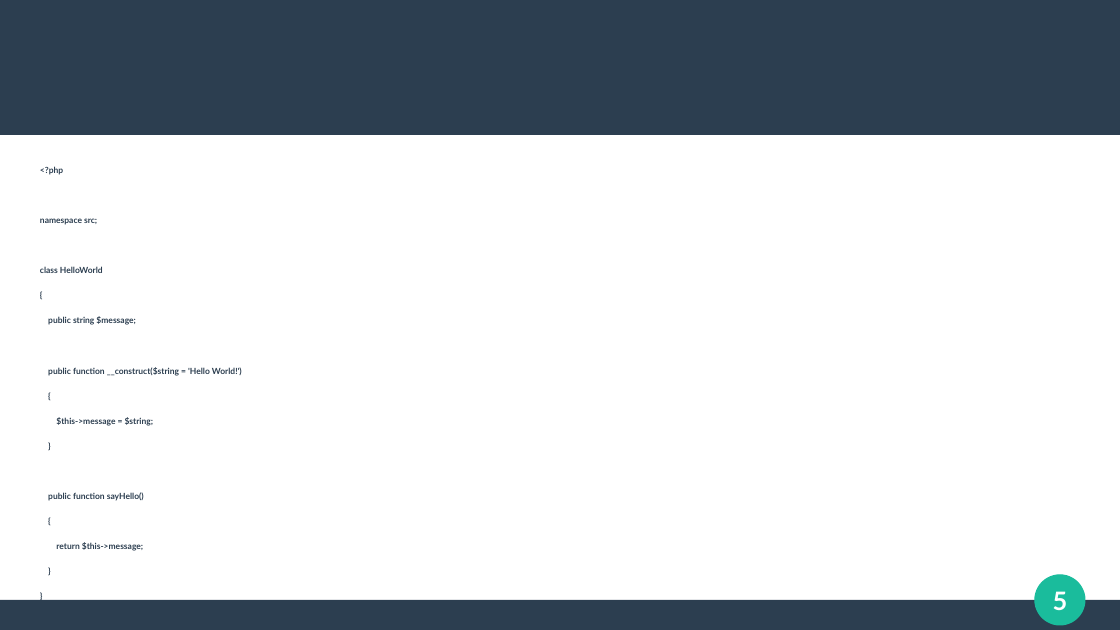
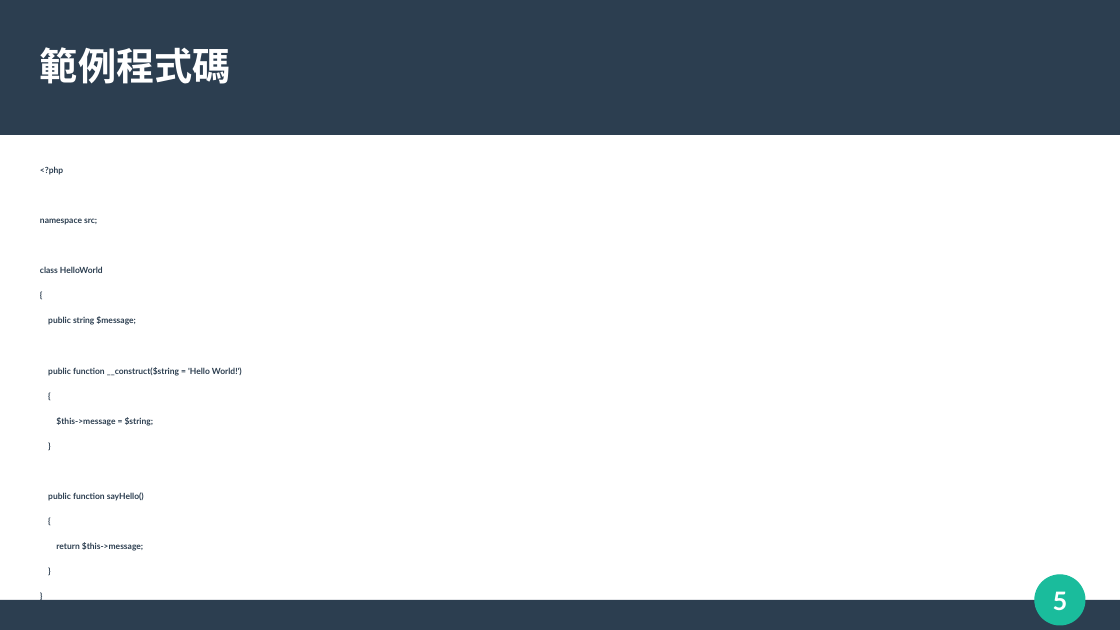
Before and after one commit to Ian-PChome/phpunit, a slide deck: slide 5 of PHPUnit Test.odp. Drawn at 1120x630 pixels with LibreOffice and Linux fonts; fonts in the diff are those of the drawing. Boxes give left, top, right and bottom in pixels: in the first picture for what was removed or moved away, otherwise in the second. Text is boxed around its words. In the diff, an @@ line names an element or a change of style, - is before the commit and + after.

Commit message:
更新範例

```diff
--- a/PHPUnit Test.odp
+++ b/PHPUnit Test.odp
@@ title added at <box>40,47,231,84</box>, 27 pt, text #FFFFFF, bold @@
+範例程式碼
```
Also in this commit, not shown: 3 other slides changed, 7 slides added, 3 slides removed, 11 other files.
